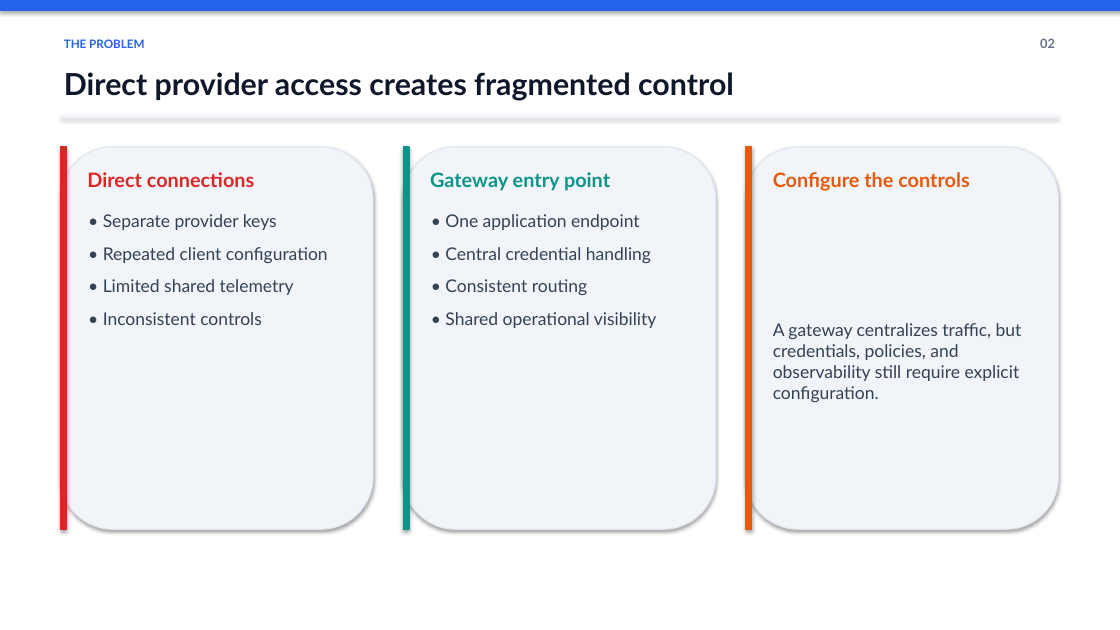
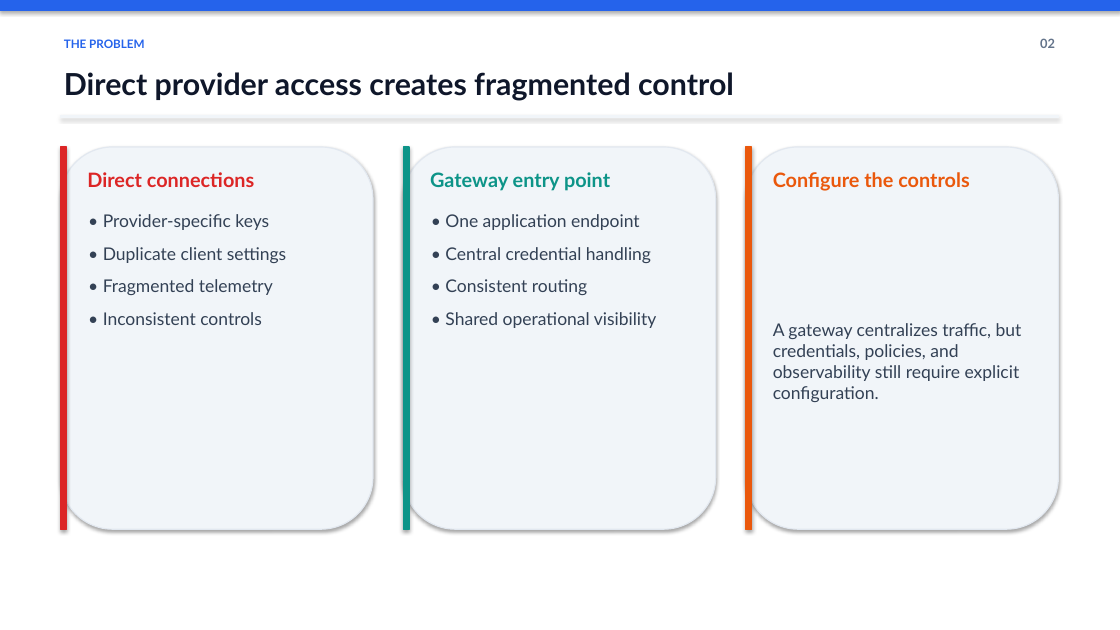
Before and after one commit to mohamedlotfy95/Elsherif-Agentgateway-Labs, a slide deck: slide 2 of docs/presentation/Agentgateway_LLM_Routing_Workshop.pptx. Drawn at 1120x630 pixels with LibreOffice and Linux fonts; fonts in the diff are those of the drawing. Boxes give left, top, right and bottom in pixels: in the first picture for what was removed or moved away, otherwise in the second. Text is boxed around its words. In the diff, an @@ line names an element or a change of style, - is before the commit and + after.

```diff
--- a/docs/presentation/Agentgateway_LLM_Routing_Workshop.pptx
+++ b/docs/presentation/Agentgateway_LLM_Routing_Workshop.pptx
@@ text at box(103, 214, 286, 295): text changed @@
-• Separate provider keys
-• Repeated client configuration
-• Limited shared telemetry
+• Provider-specific keys
+• Duplicate client settings
+• Fragmented telemetry
```
Also in this commit, not shown: 10 other slides changed.
